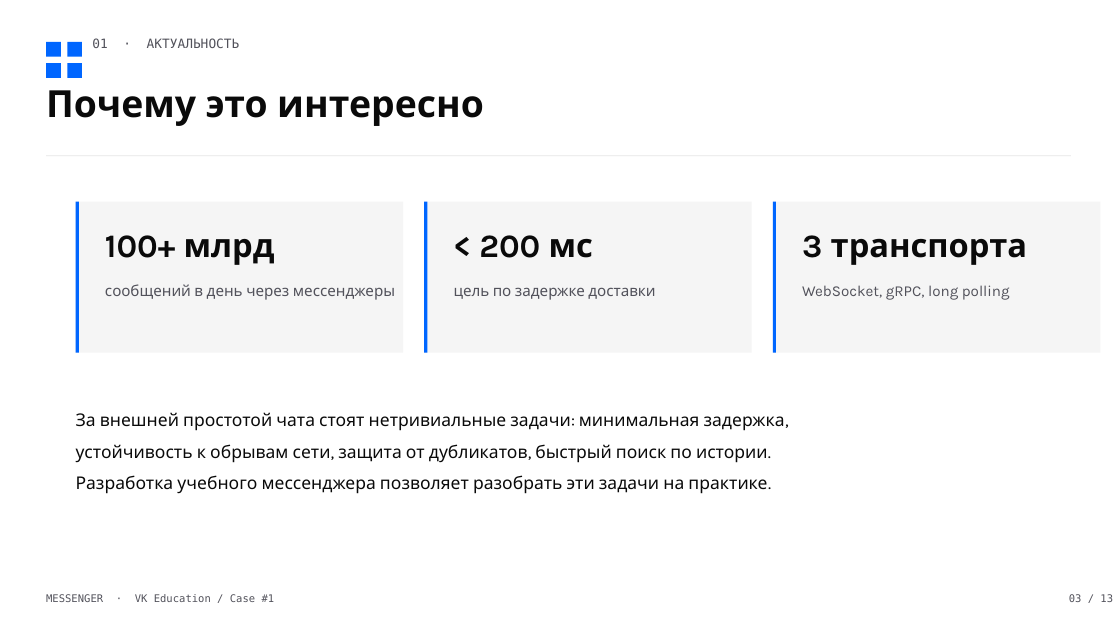
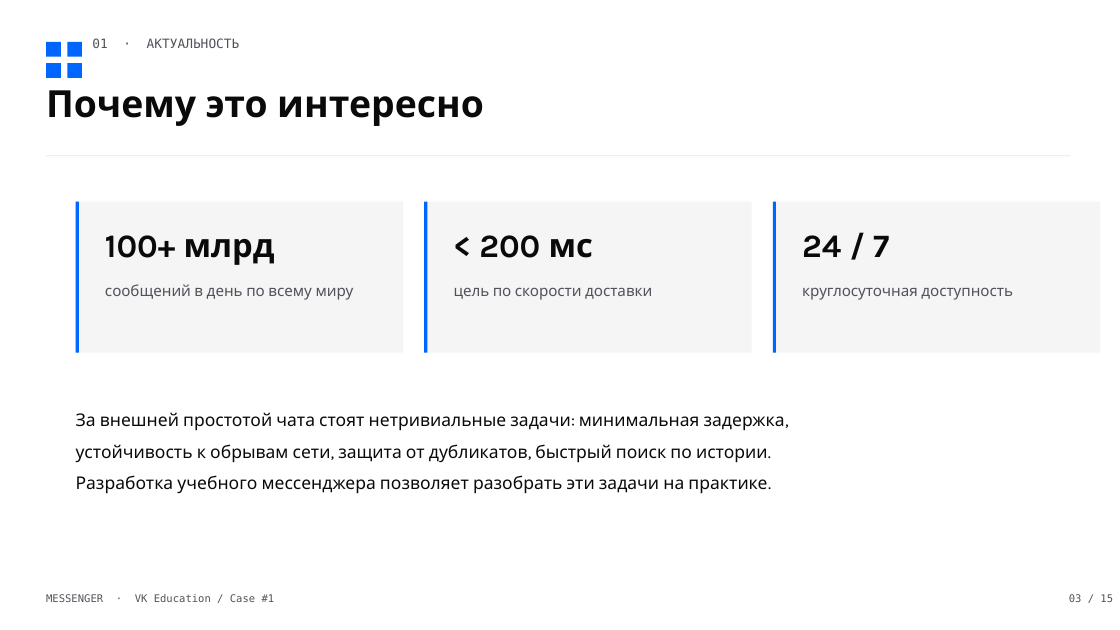
Before and after one commit to lilwavedrill/messenger, a slide deck: slide 3 of docs/presentation.pptx. Drawn at 1120x630 pixels with LibreOffice and Linux fonts; fonts in the diff are those of the drawing. Boxes give left, top, right and bottom in pixels: in the first picture for what was removed or moved away, otherwise in the second. Text is boxed around its words. In the diff, an @@ line names an element or a change of style, - is before the commit and + after.

```diff
--- a/docs/presentation.pptx
+++ b/docs/presentation.pptx
@@ text at box(802, 235, 889, 257): text changed @@
-3 транспорта
+24 / 7
@@ text at box(105, 284, 354, 300): text changed @@
-сообщений в день через мессенджеры
+сообщений в день по всему миру
@@ text at box(454, 287, 652, 300): text changed @@
-цель по задержке доставки
+цель по скорости доставки
@@ text at box(802, 287, 1013, 300): text changed @@
-WebSocket, gRPC, long polling
+круглосуточная доступность
@@ text at box(1069, 594, 1113, 602): text changed @@
-03 / 13
+03 / 15
```
Also in this commit, not shown: 7 other slides changed, 5 slides added, 4 slides removed, 1 other file.
